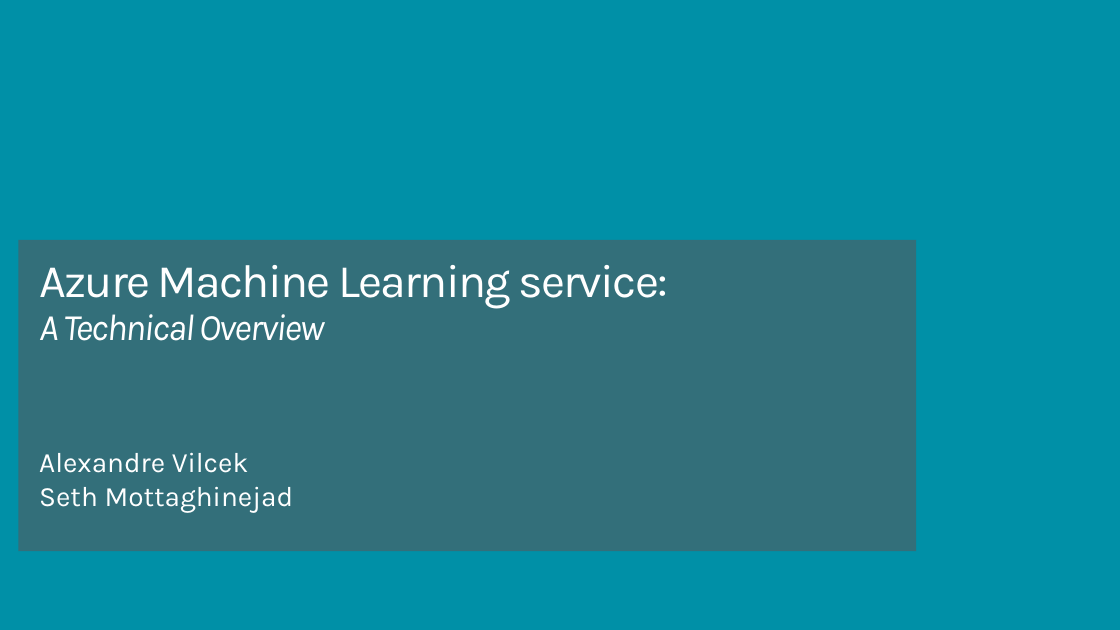
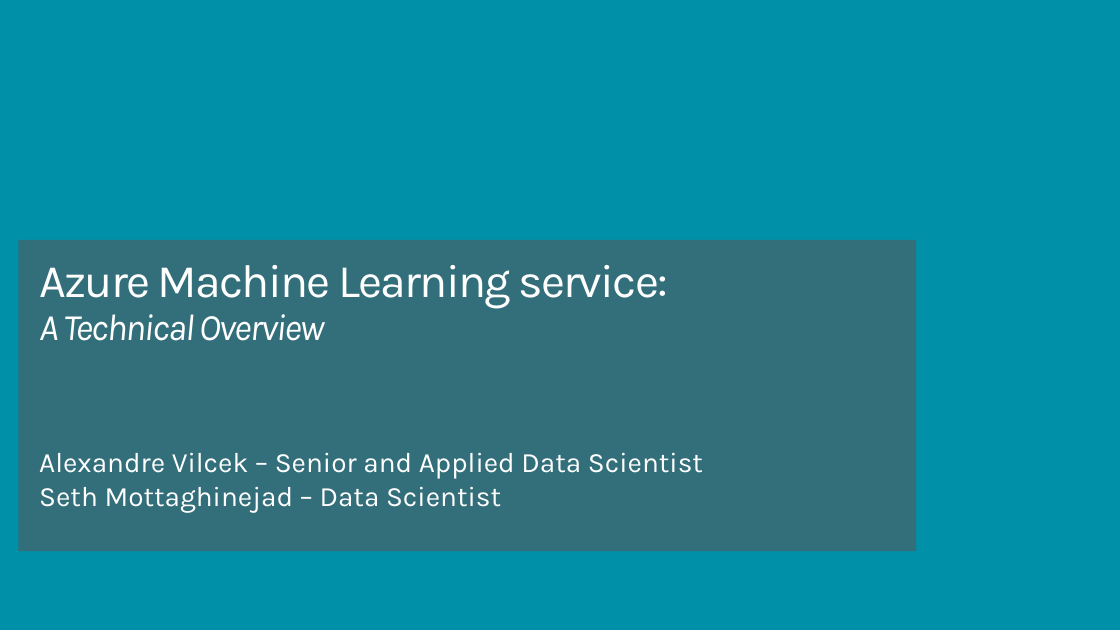
Before and after one commit to isabella232/Ignite2019-pre-day, a slide deck: slide 1 of Azure Machine Learning service - Overview.pptx. Drawn at 1120x630 pixels with LibreOffice and Linux fonts; fonts in the diff are those of the drawing; background and template pictures are left out. Boxes give left, top, right and bottom in pixels: in the first picture for what was removed or moved away, otherwise in the second. Text is boxed around its words. In the diff, an @@ line names an element or a change of style, - is before the commit and + after.

Commit message:
Update slides

```diff
--- a/Azure Machine Learning service - Overview.pptx
+++ b/Azure Machine Learning service - Overview.pptx
@@ text at bbox=[39, 452, 703, 512]: text changed @@
-Alexandre Vilcek
-Seth Mottaghinejad
+Alexandre Vilcek – Senior and Applied Data Scientist
+Seth Mottaghinejad – Data Scientist
```
Also in this commit, not shown: 1 other slide changed, 3 slides added, 3 slides removed.
